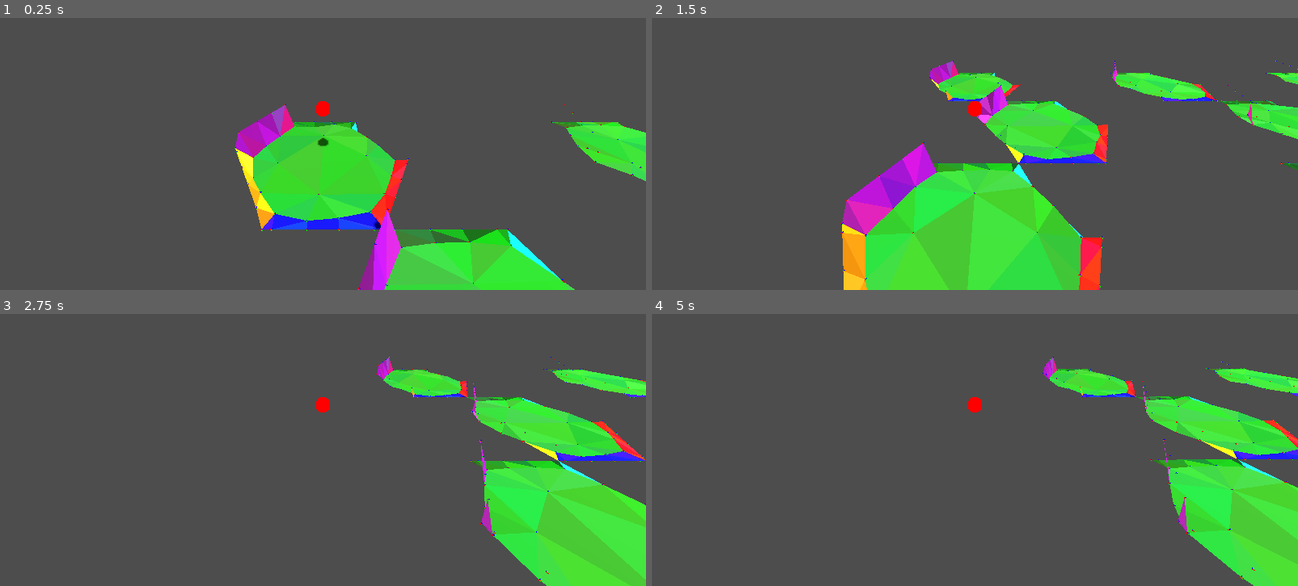
Above: before the commit, frames 1-4 (two rows, left to right).
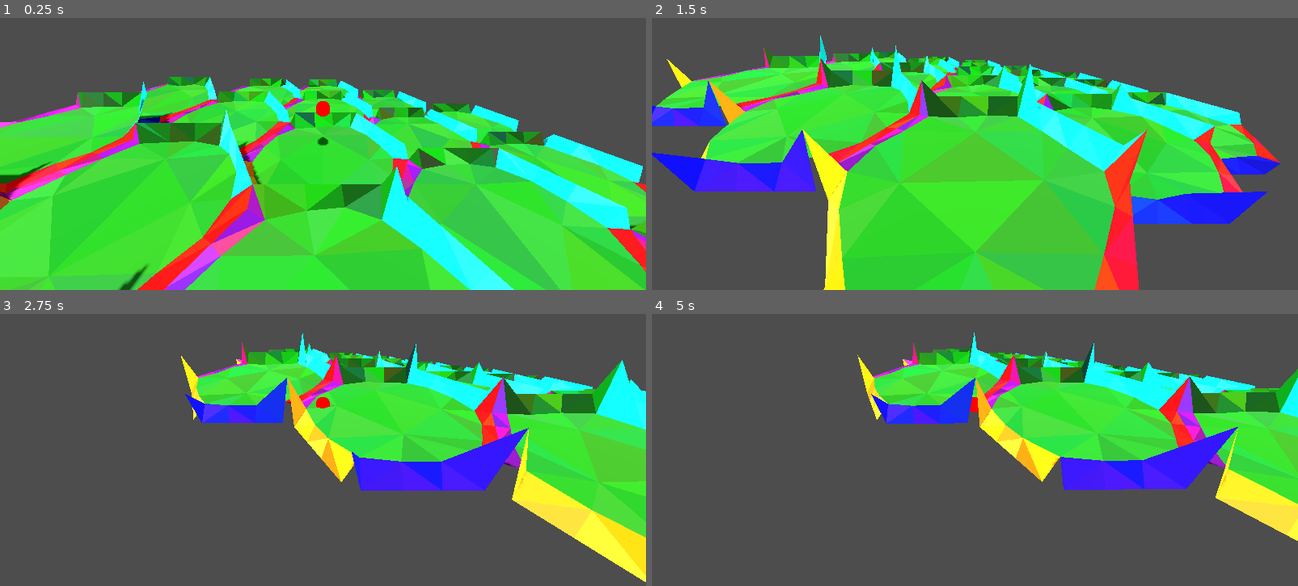
Above: after the commit, the same moments.

Repository: vincentwoelfer/hex
Game: Godot game, scene res://scenes/dev/MapGeneration.tscn
The game is run twice, just before and just after one commit, with the same random seed, the same clock (stepped at 60 frames per second) and the same inputs.
Inputs (mouse positions are in pixels of both pictures, inside the frame that each line leads up to):
- Up to frame 1 (0.25 s): no input
- Up to frame 2 (1.5 s): tap Enter at 0.5 s; move the mouse to (1117, 91) at 0.52 s; hold S (move_cam_backward) 0.53-1.28 s; move the mouse to (845, 126) at 1.27 s; tap W (move_cam_forward) at 1.35 s
- Up to frame 3 (2.75 s): move the mouse to (387, 324) at 2.02 s; hold A (move_cam_left) from 2.03 s (still down)
- Up to frame 4 (5 s): move the mouse to (942, 477) at 2.77 s; release A (move_cam_left) at 2.78 s; tap D (move_cam_right) at 2.85 s; move the mouse to (1168, 458) at 3.52 s; hold Q (rotate_cam_left) 3.53-4.28 s; move the mouse to (781, 349) at 4.27 s; tap E (rotate_cam_right) at 4.35 s

The runs differ from the first frame. In frame 1, 65% of the frame differs, in the area x 0-100%, y 21-100%; in frame 2, 54%; in frame 3, 33%; in frame 4, 29%.

Commit message:
First draft of hex functions & map

Diff:
--- a/scenes/dev/MapGeneration.tscn
+++ b/scenes/dev/MapGeneration.tscn
@@ -31,5 +31,5 @@
 extra_verts_per_side = 2
 extra_verts_per_center = 4
 
-[node name="MapGenerator" type="Node3D" parent="."]
+[node name="MapGeneration" type="Node3D" parent="."]
 script = ExtResource("1_2h4g3")
--- a/src/GenerateMap.gd
+++ b/src/GenerateMap.gd
@@ -5,28 +5,44 @@
 
 # Called when the node enters the scene tree for the first time.
 func _ready() -> void:
-	for x in range(0, 4):
-		for z in range(0, 4):
-			var isEven: bool = z % 2 == 0
-			var height: int = 0
-			var pos := Vector3.ZERO
-			pos.x = (x * HexConst.horizontal_size() * 2.0) + (HexConst.horizontal_size() / 2.0 if !isEven else 0.0)
-			pos.z = z * HexConst.vertical_size() * 1.0
-			pos.y = height
+	var map: HexMap = HexMap.new()
 
-			# Instantiate
-			var tile: HexGeometry = hex_geometry.instantiate()
+	var N: int = 2
 
-			var adjacent_hex: Array[HexGeometry.AdjacentHex] = [HexGeometry.AdjacentHex.new(0, ""), HexGeometry.AdjacentHex.new(0, ""), HexGeometry.AdjacentHex.new(1, ""), HexGeometry.AdjacentHex.new(2, ""), HexGeometry.AdjacentHex.new(0, ""), HexGeometry.AdjacentHex.new(-1, "")]
+	for q in range(-N, N + 1):
+		var r1: int = max(-N, -q - N);
+		var r2: int = min(N, -q + N);
+		for r in range(r1, r2 + 1):
+			var hex := HexMap.Hex.new(q, r, -q - r)
+			create_hex(hex)
 
-			# Set parameters
-			tile.height = height
-			tile.adjacent_hex = adjacent_hex
-			tile.position = pos
+func create_hex(hex: HexMap.Hex) -> void:
+	#print("Creating Hex at q=", hex.q, ", r=", hex.r, ", s=", hex.s)
+	var pos: Vector2 = HexMap.hex_to_pixel(hex)
 
-			# Add to the current scene
-			add_child(tile)
-			#tile.owner = self
+	var height: int = hex.r
+
+	# Instantiate
+	var tile: HexGeometry = hex_geometry.instantiate()
+
+	#var adjacent_hex: Array[HexGeometry.AdjacentHex] = [HexGeometry.AdjacentHex.new(0, ""), HexGeometry.AdjacentHex.new(0, ""), HexGeometry.AdjacentHex.new(1, ""), HexGeometry.AdjacentHex.new(2, ""), HexGeometry.AdjacentHex.new(0, ""), HexGeometry.AdjacentHex.new(-1, "")]
+	var adjacent_hex: Array[HexGeometry.AdjacentHex] = [
+		HexGeometry.AdjacentHex.new(HexMap.hex_neighbor(hex, 0).r, ""),
+		HexGeometry.AdjacentHex.new(HexMap.hex_neighbor(hex, 1).r, ""),
+		HexGeometry.AdjacentHex.new(HexMap.hex_neighbor(hex, 2).r, ""),
+		HexGeometry.AdjacentHex.new(HexMap.hex_neighbor(hex, 3).r, ""),
+		HexGeometry.AdjacentHex.new(HexMap.hex_neighbor(hex, 4).r, ""),
+		HexGeometry.AdjacentHex.new(HexMap.hex_neighbor(hex, 5).r, "")]
+
+	print(adjacent_hex[0].to_string())
+
+	# Set parameters
+	tile.height = height
+	tile.adjacent_hex = adjacent_hex
+	tile.position = Vector3(pos.x, height * HexConst.height, pos.y)
+
+	# Add to the current scene
+	add_child(tile)
 
 
 # Called every frame. 'delta' is the elapsed time since the previous frame.
--- a/src/HexGeometry.gd
+++ b/src/HexGeometry.gd
@@ -74,7 +74,7 @@
 	terrainMesh.mesh = st.commit()
 
 	# Only for debugging
-	terrainMesh.create_debug_tangents()
+	#terrainMesh.create_debug_tangents()
 
 	# Only for statistics output
 	var mdt := MeshDataTool.new()
--- /dev/null
+++ b/src/HexMap.gd
@@ -0,0 +1,155 @@
+class_name HexMap
+
+# Hash-Map of Hexes. Key = int, Value = Hex
+var _storage: Dictionary = {}
+
+#static func getHex(Hex)
+
+
+class Hex:
+    var q: int
+    var r: int
+    var s: int
+
+    func _init(q_: int, r_: int, s_: int) -> void:
+        q = q_
+        r = r_
+        s = s_
+        if q + r + s != 0:
+            push_error("q + r + s must be 0")
+
+    # Based on Cantors enumeration of pairs, also see https://stackoverflow.com/a/682617/7721704
+    func hash() -> int:
+        @warning_ignore("integer_division")
+        return ((q + r) * (q + r + 1) / 2) + r
+
+    # func to_string() -> String:
+    #     return "q: %d | r: %d | s: %d" % [q, r, s]
+
+
+class FractionalHex:
+    var q: float
+    var r: float
+    var s: float
+
+    func _init(q_: float, r_: float, s_: float) -> void:
+        q = q_
+        r = r_
+        s = s_
+        if round(q + r + s) != 0:
+            push_error("q + r + s must be 0")
+
+
+static var hex_directions: Array[Hex] = [
+    Hex.new(1, 0, -1), Hex.new(1, -1, 0), Hex.new(0, -1, 1),
+    Hex.new(-1, 0, 1), Hex.new(-1, 1, 0), Hex.new(0, 1, -1)
+]
+
+static var hex_diagonals: Array[Hex] = [
+    Hex.new(2, -1, -1), Hex.new(1, -2, 1), Hex.new(-1, -1, 2),
+    Hex.new(-2, 1, 1), Hex.new(-1, 2, -1), Hex.new(1, 1, -2)
+]
+
+
+static func hex_add(a: Hex, b: Hex) -> Hex:
+    return Hex.new(a.q + b.q, a.r + b.r, a.s + b.s)
+
+
+static func hex_subtract(a: Hex, b: Hex) -> Hex:
+    return Hex.new(a.q - b.q, a.r - b.r, a.s - b.s)
+
+
+static func hex_scale(a: Hex, k: int) -> Hex:
+    return Hex.new(a.q * k, a.r * k, a.s * k)
+
+
+static func hex_rotate_left(a: Hex) -> Hex:
+    return Hex.new(-a.s, -a.q, -a.r)
+
+
+static func hex_rotate_right(a: Hex) -> Hex:
+    return Hex.new(-a.r, -a.s, -a.q)
+
+
+static func hex_direction(direction: int) -> Hex:
+    return hex_directions[direction]
+
+
+static func hex_neighbor(hex: Hex, direction: int) -> Hex:
+    return hex_add(hex, hex_direction(direction))
+
+
+static func hex_diagonal_neighbor(hex: Hex, direction: int) -> Hex:
+    return hex_add(hex, hex_diagonals[direction])
+
+
+static func hex_length(hex: Hex) -> int:
+    # TODO Changed rounding behaviour, maybe this is buggy
+    return roundi((absi(hex.q) + absi(hex.r) + absi(hex.s)) / 2.0)
+
+
+static func hex_distance(a: Hex, b: Hex) -> int:
+    return hex_length(hex_subtract(a, b))
+
+
+static func hex_round(h: FractionalHex) -> Hex:
+    var qi: int = roundi(h.q)
+    var ri: int = roundi(h.r)
+    var si: int = roundi(h.s)
+    var q_diff: float = abs(qi - h.q)
+    var r_diff: float = abs(ri - h.r)
+    var s_diff: float = abs(si - h.s)
+    if q_diff > r_diff and q_diff > s_diff:
+        qi = -ri - si
+    elif r_diff > s_diff:
+        ri = -qi - si
+    else:
+        si = -qi - ri
+    return Hex.new(qi, ri, si)
+
+
+static func hex_lerp(a: FractionalHex, b: FractionalHex, t: float) -> FractionalHex:
+    return FractionalHex.new(a.q * (1.0 - t) + b.q * t, a.r * (1.0 - t) + b.r * t, a.s * (1.0 - t) + b.s * t)
+
+
+static func hex_linedraw(a: Hex, b: Hex) -> Array[Hex]:
+    var N: int = hex_distance(a, b)
+    const eps := 0.000001
+    var a_nudge: FractionalHex = FractionalHex.new(a.q + eps, a.r + eps, a.s - 2.0 * eps)
+    var b_nudge: FractionalHex = FractionalHex.new(b.q + eps, b.r + eps, b.s - 2.0 * eps)
+    var results: Array[Hex] = []
+    var step: float = 1.0 / max(N, 1)
+    for i in range(N + 1):
+        results.append(hex_round(hex_lerp(a_nudge, b_nudge, step * i)))
+    return results
+
+
+static func hex_to_pixel(h: Hex) -> Vector2:
+    var size: Vector2 = Vector2(HexConst.outer_radius, HexConst.outer_radius)
+    var origin: Vector2 = Vector2(0, 0)
+
+    var f0: float = 3.0 / 2.0
+    var f1: float = 0.0
+    var f2: float = sqrt(3.0) / 2.0
+    var f3: float = sqrt(3.0)
+
+    var x: float = (f0 * h.q + f1 * h.r) * size.x
+    var y: float = (f2 * h.q + f3 * h.r) * size.y
+
+    return Vector2(x + origin.x, y + origin.y)
+
+
+static func pixel_to_hex(p: Vector2) -> FractionalHex:
+    var size: Vector2 = Vector2(HexConst.outer_radius, HexConst.outer_radius)
+    var origin: Vector2 = Vector2(0, 0)
+
+    var b0: float = 2.0 / 3.0
+    var b1: float = 0.0
+    var b2: float = -1.0 / 3.0
+    var b3: float = sqrt(3.0) / 3.0
+
+    var pt: Vector2 = Vector2((p.x - origin.x) / size.x, (p.y - origin.y) / size.y)
+    var q: float = b0 * pt.x + b1 * pt.y
+    var r: float = b2 * pt.x + b3 * pt.y
+
+    return FractionalHex.new(q, r, -q - r)
